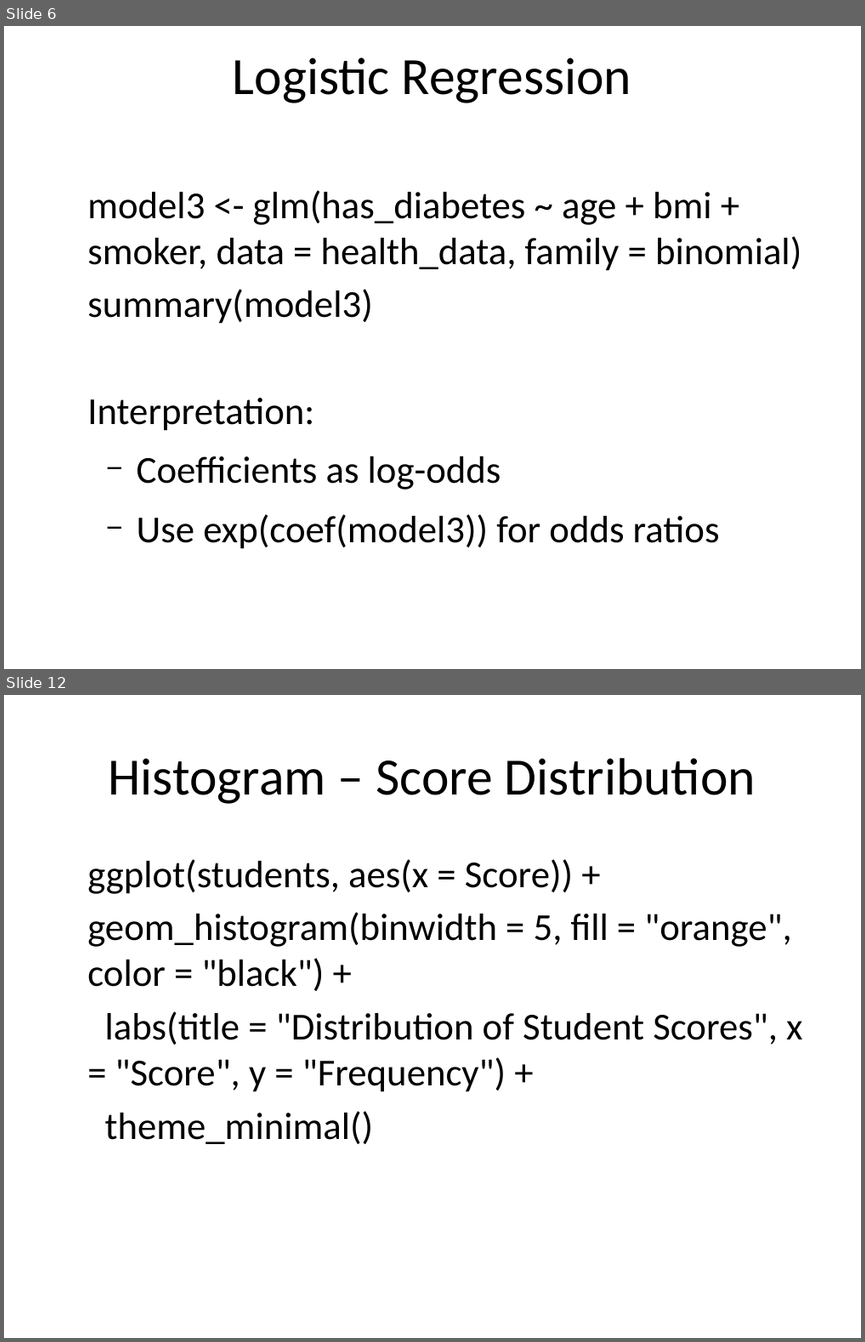
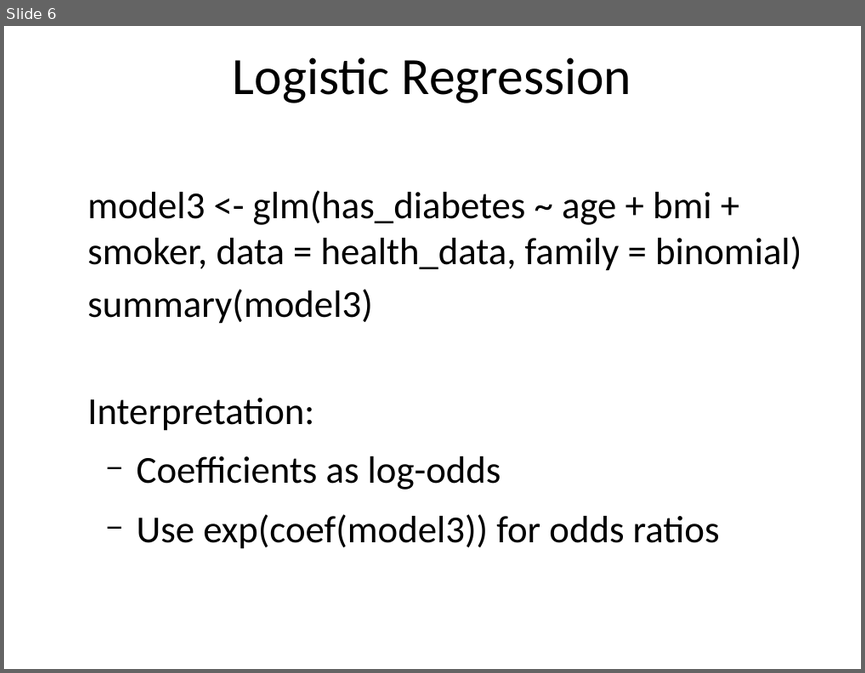
Before and after one commit to lacksinho/r-training-intro-visualization, a slide deck: Statistical-Modeling-and-Regression.pptx. Shown one above the other, each under a label of ours: slides 6 and 12 before the commit, slide 6 after it; the slides between them are not shown. The pictures are 865x1342 and 865x673 pixels, drawn with LibreOffice and Linux fonts; fonts in the diff are those of the drawing. Boxes give left, top, right and bottom in pixels: in the first picture for what was removed or moved away, otherwise in the second. Text is boxed around its words. In the diff, an @@ line names an element or a change of style, - is before the commit and + after.

```diff
--- a/Statistical-Modeling-and-Regression.pptx
+++ b/Statistical-Modeling-and-Regression.pptx
@@ slide 12 removed at <box>4,695,861,1338</box>, background #FFFFFF @@
@@ title removed at <box>109,758,755,804</box> @@
-Histogram – Score Distribution
@@ text removed at <box>87,859,802,1144</box> @@
-ggplot(students, aes(x = Score)) +
-geom_histogram(binwidth = 5, fill = "orange", color = "black") +
-labs(title = "Distribution of Student Scores", x = "Score", y = "Frequency") +
-theme_minimal()
```
Also in this commit, not shown: 1 slide changed, 5 other slides removed, 5 other files.
